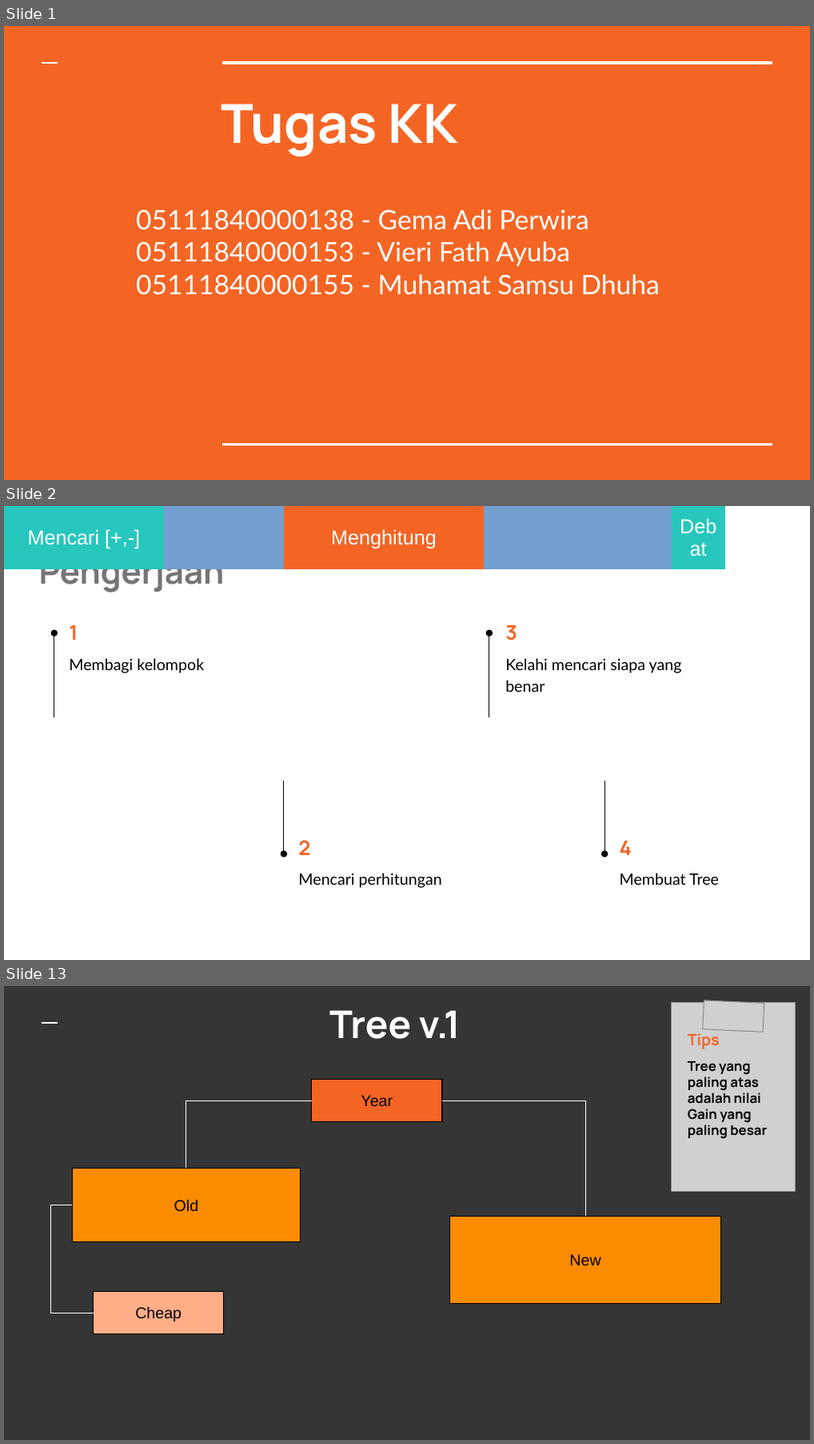
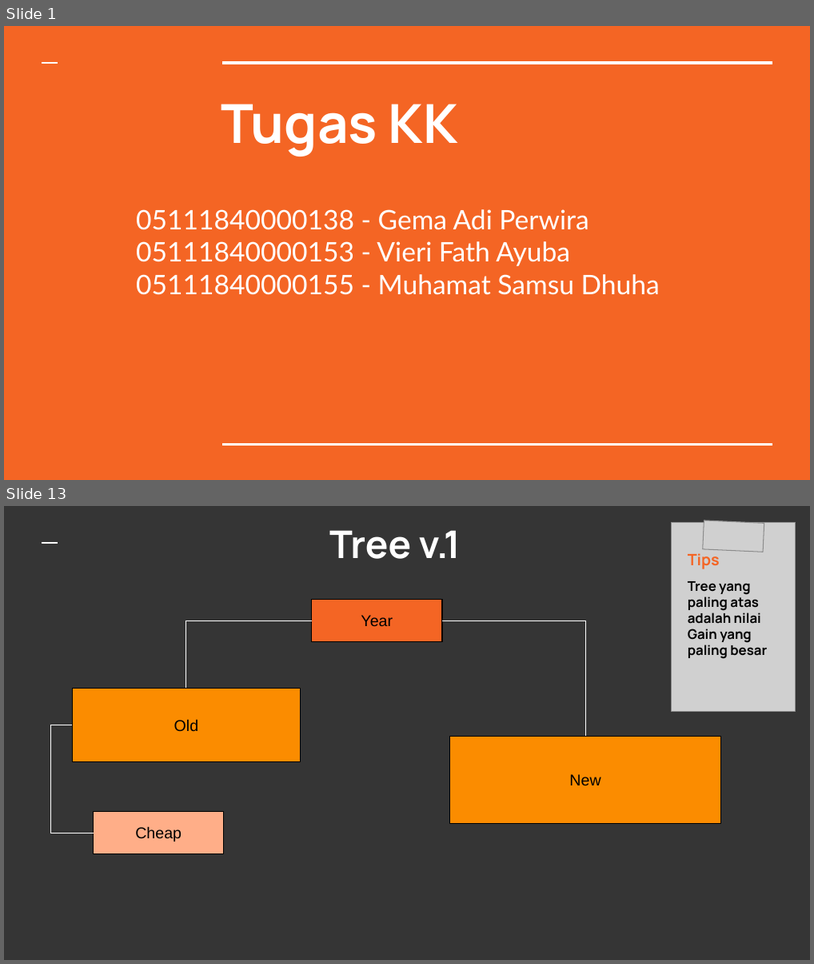
Before and after one commit to vierifath/TugasKK_B_Kelompok2, a slide deck: TugasMingguKe-4/decisiontree.ppt.pptx. Shown one above the other, each under a label of ours: slides 1, 2 and 13 before the commit, slides 1 and 13 after it; the slides between them are not shown. The pictures are 814x1444 and 814x964 pixels, drawn with LibreOffice and Linux fonts; fonts in the diff are those of the drawing; grey boxes stand for pictures. Boxes give left, top, right and bottom in pixels: in the first picture for what was removed or moved away, otherwise in the second. Text is boxed around its words. In the diff, an @@ line names an element or a change of style, - is before the commit and + after.

```diff
--- a/TugasMingguKe-4/decisiontree.ppt.pptx
+++ b/TugasMingguKe-4/decisiontree.ppt.pptx
@@ slide 2 removed at [4,506,810,960], background #FFFFFF @@
@@ title removed at [39,552,225,593] @@
-Pengerjaan
@@ title removed at [69,625,78,640] @@
-1
@@ title removed at [506,625,518,640] @@
-3
@@ arrow removed from (54, 717) to (54, 632) @@
@@ arrow removed from (490, 717) to (490, 632) @@
@@ text removed at [69,658,204,673] @@
-Membagi kelompok
@@ text removed at [506,658,682,692] @@
-Kelahi mencari siapa yang benar
@@ table removed at [32,717,758,960], 1 rows, 17 columns @@
-Mencari [+,-] |  |  |  | Menghitung |  |  |  |  | Debat |  |  |  |  | Membuat Tree |  | 
@@ arrow removed from (284, 780) to (284, 853) @@
@@ arrow removed from (605, 780) to (605, 853) @@
@@ title removed at [298,840,310,855] @@
-2
@@ title removed at [620,840,632,855] @@
-4
@@ text removed at [298,872,442,888] @@
-Mencari perhitungan
@@ text removed at [620,872,719,884] @@
-Membuat Tree
```
Also in this commit, not shown: 19 slides changed, 1 slide added, 5 other slides removed.
